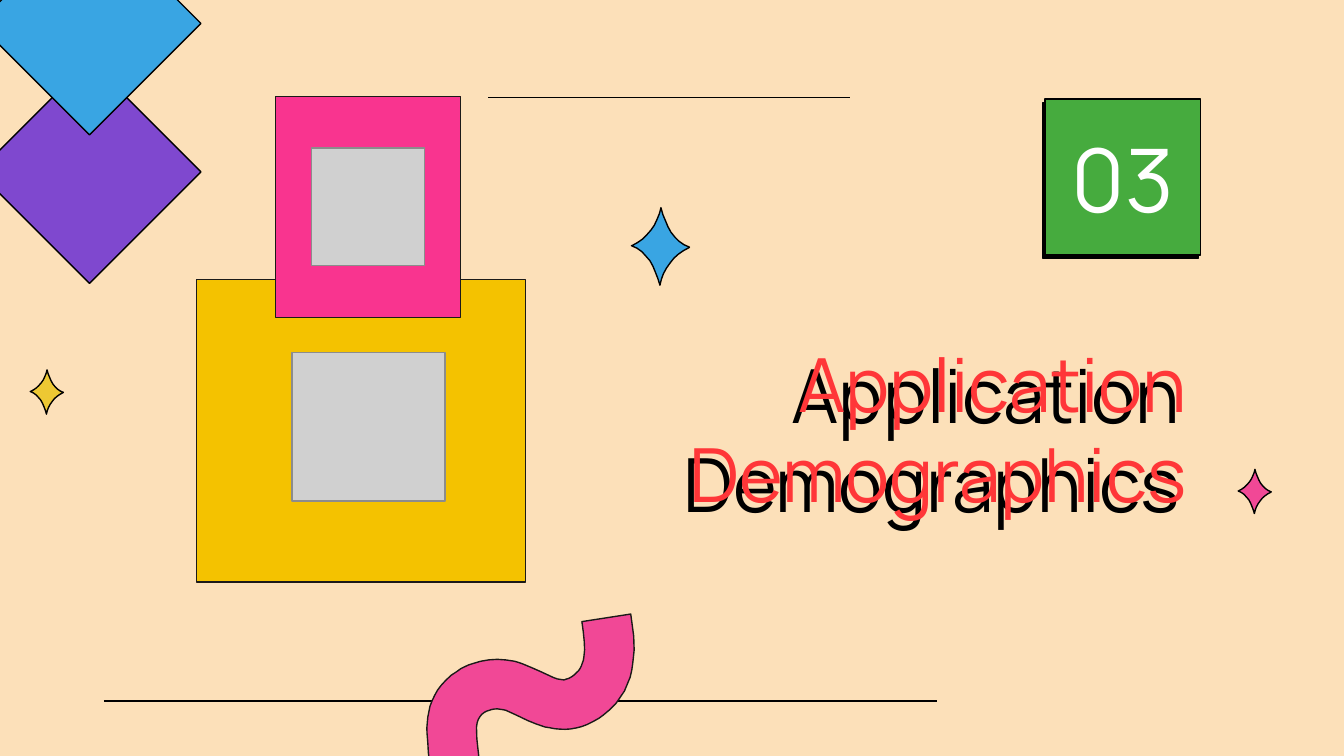
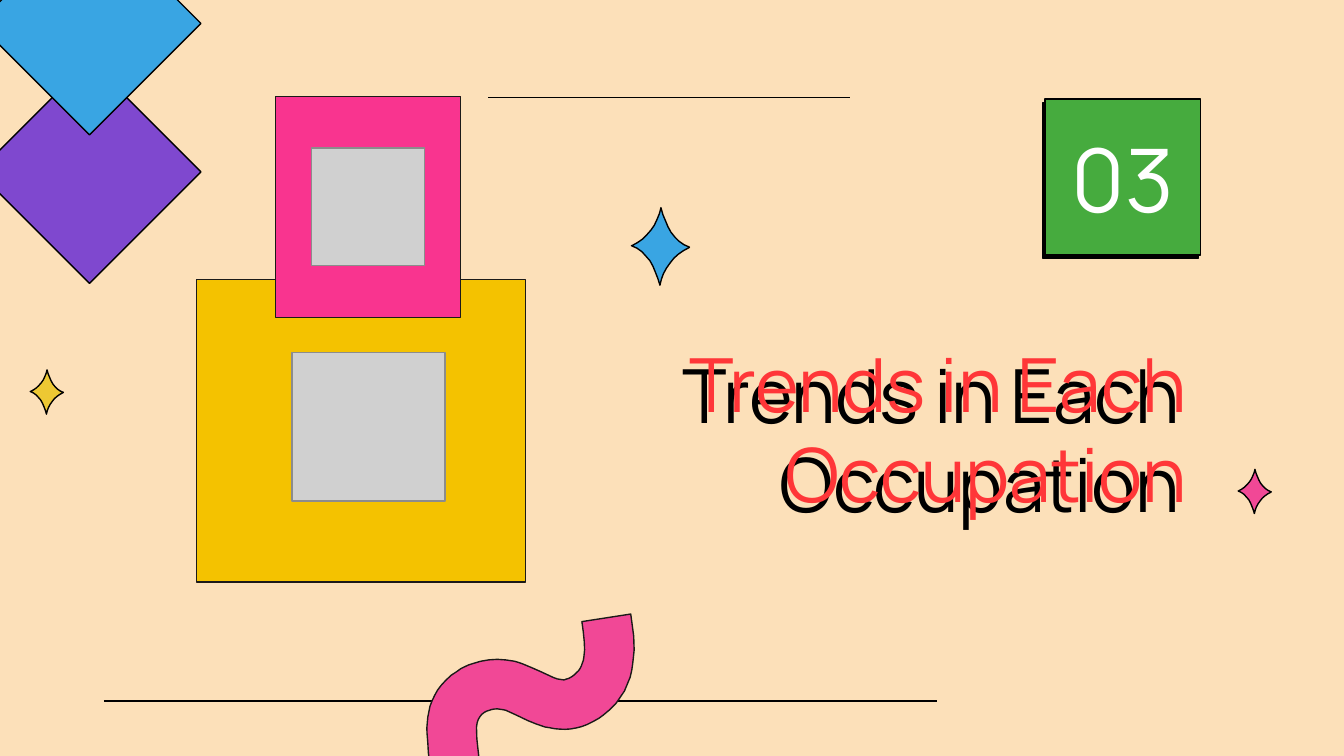
Before and after one commit to sarahbelleparker/oews-capstone, a slide deck: slide 10 of sbp-oews-presentation.pptx (slide 8 before the commit). Drawn at 1344x756 pixels with LibreOffice and Linux fonts; fonts in the diff are those of the drawing; grey boxes stand for pictures; background and template pictures are left out. Boxes give left, top, right and bottom in pixels: in the first picture for what was removed or moved away, otherwise in the second. Text is boxed around its words. In the diff, an @@ line names an element or a change of style, - is before the commit and + after.

```diff
--- a/sbp-oews-presentation.pptx
+++ b/sbp-oews-presentation.pptx
@@ title at (x1=689, y1=358, x2=1187, y2=522): text changed @@
-Application Demographics
+Trends in Each Occupation
```
Also in this commit, not shown: 8 other slides changed, 2 slides added, 14 slides removed, 2 other files.
